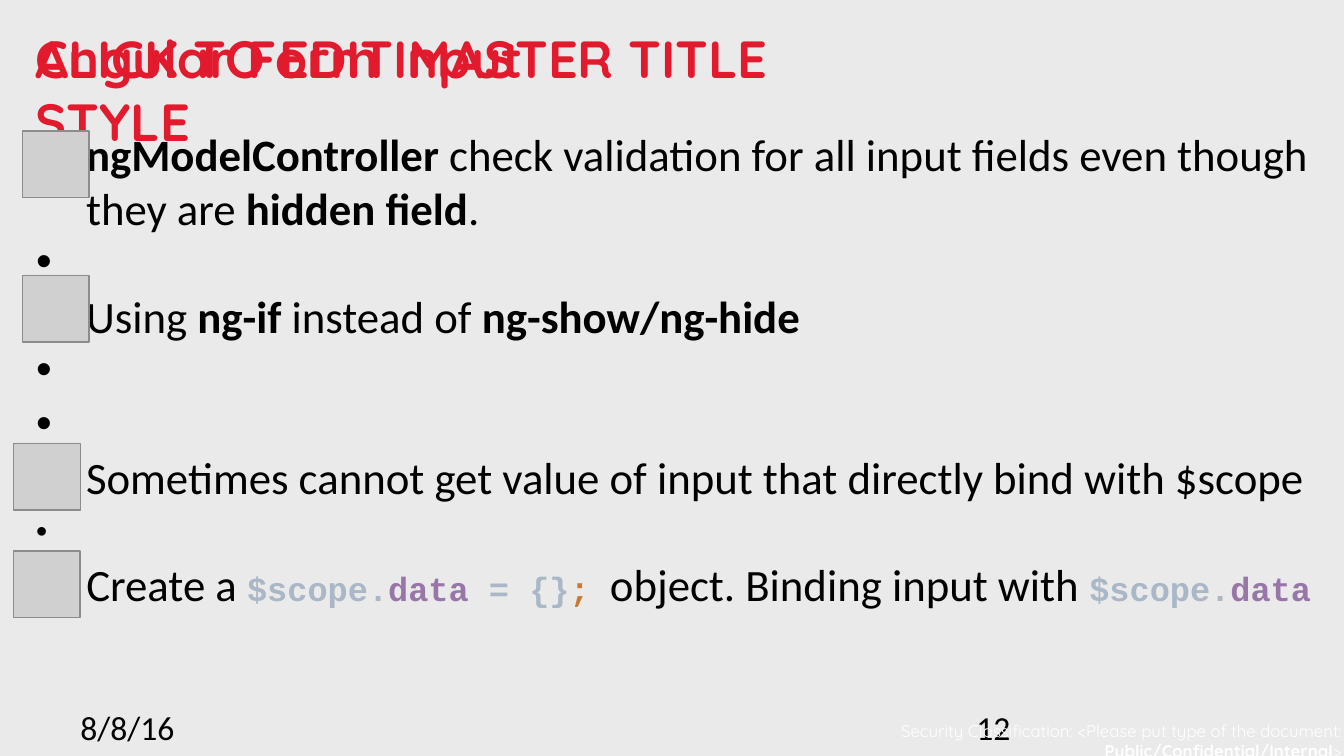
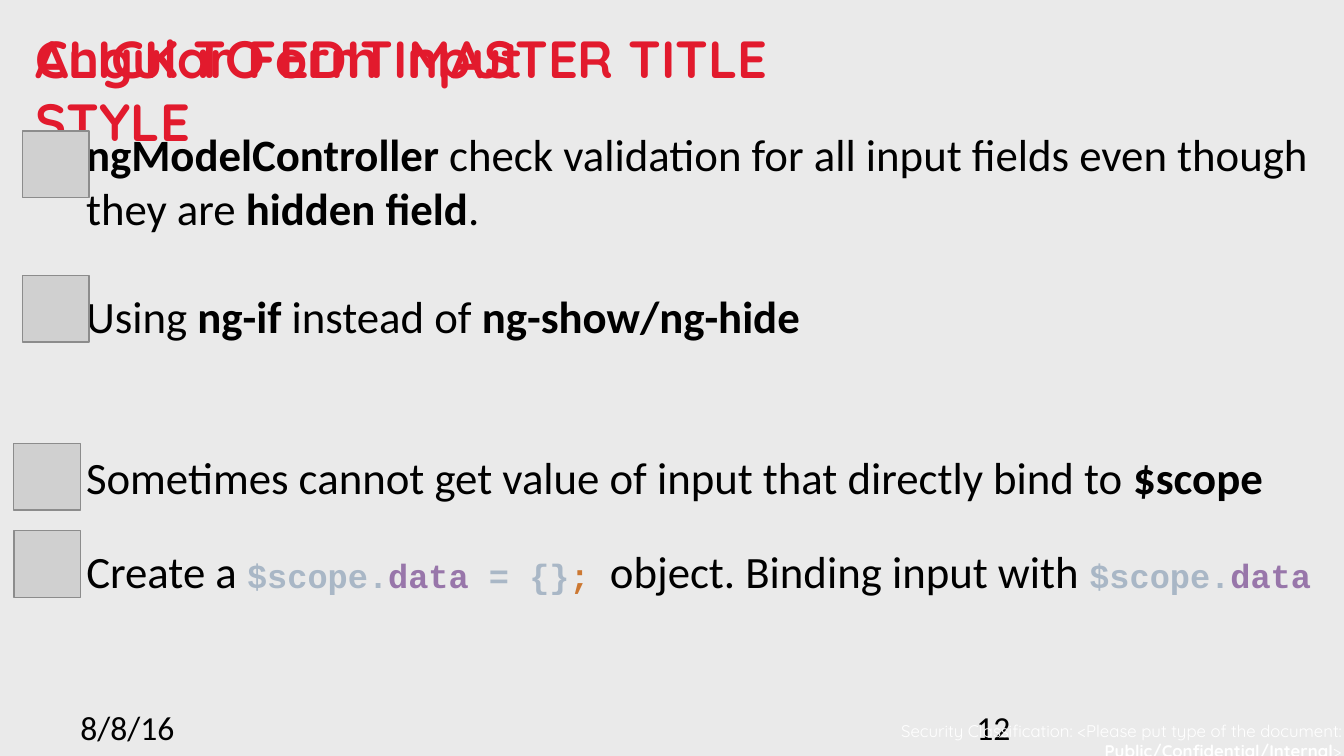
Before and after one commit to nnsan/angular_best_practice, a slide deck: slide 12 of Angular best practice.pptx. Drawn at 1344x756 pixels with LibreOffice and Linux fonts; fonts in the diff are those of the drawing; grey boxes stand for pictures; background and template pictures are left out. Boxes give left, top, right and bottom in pixels: in the first picture for what was removed or moved away, otherwise in the second. Text is boxed around its words. In the diff, an @@ line names an element or a change of style, - is before the commit and + after.

Commit message:
Style presentation file

```diff
--- a/Angular best practice.pptx
+++ b/Angular best practice.pptx
@@ text at (86, 463, 1263, 502): text changed @@
-• Sometimes cannot get value of input that directly bind with $scope
+Sometimes cannot get value of input that directly bind to $scope
@@ picture: place and size @@
-picture at (13, 551, 81, 618)
+picture at (13, 531, 81, 598)
```
Also in this commit, not shown: 7 other slides changed.
